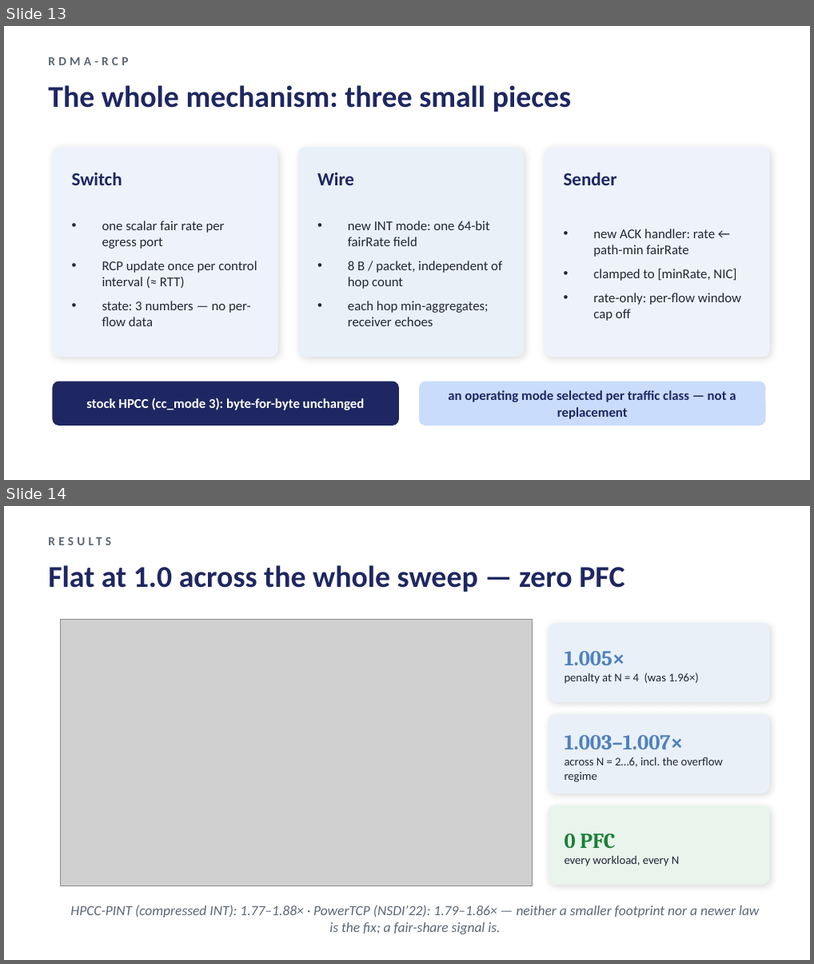
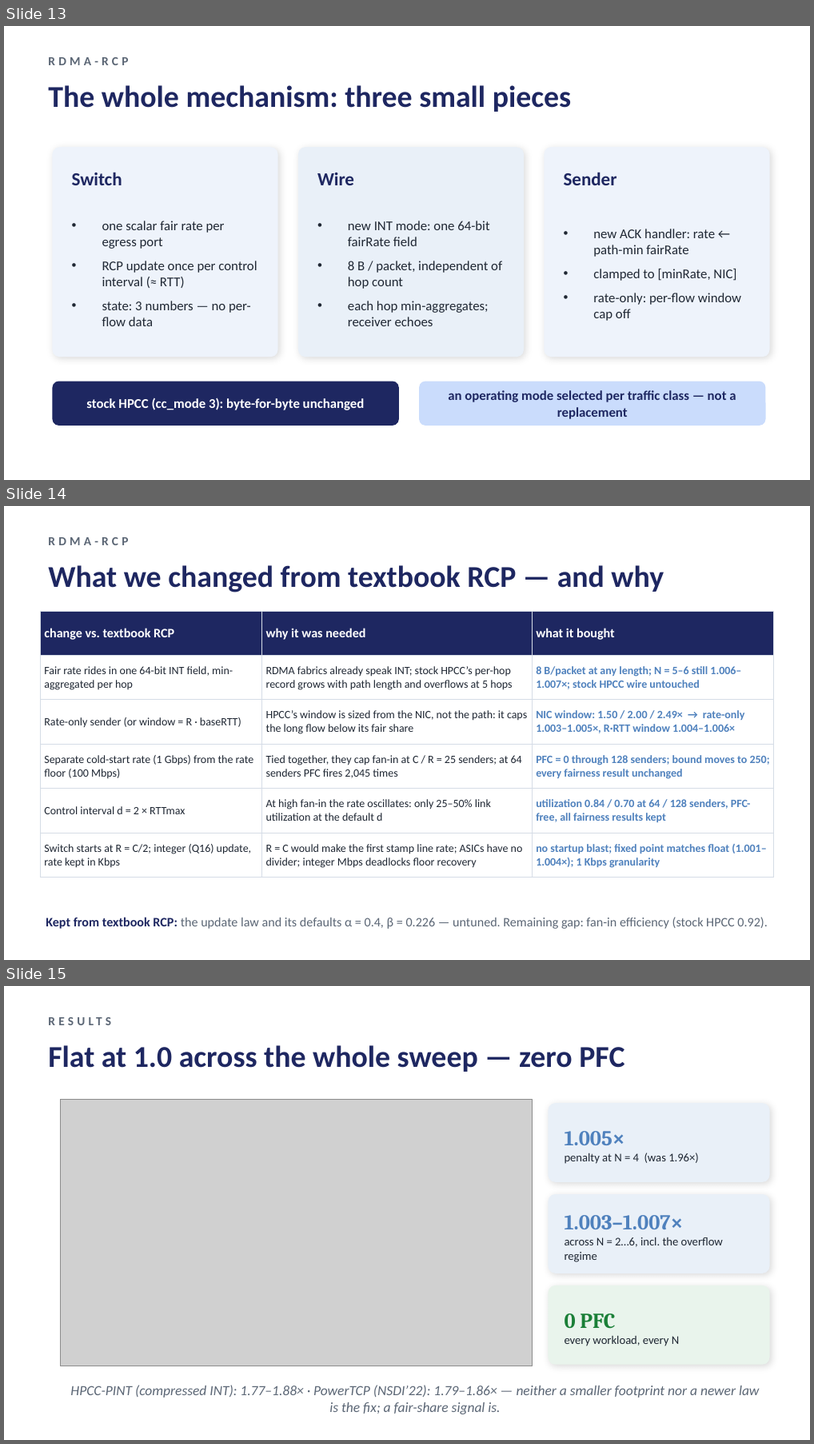
Before and after one commit to UNOCourseDemo/hpcc-fs, a slide deck: examples/hpcc/hpcc-fs/talk/ipccc2026-talk.pptx. Shown one above the other, each under a label of ours: slides 13 and 14 before the commit, slides 13, 14 and 15 after it. The pictures are 814x964 and 814x1444 pixels, drawn with LibreOffice and Linux fonts; fonts in the diff are those of the drawing; grey boxes stand for pictures. Boxes give left, top, right and bottom in pixels: in the first picture for what was removed or moved away, otherwise in the second. Text is boxed around its words. In the diff, an @@ line names an element or a change of style, - is before the commit and + after.

```diff
--- a/examples/hpcc/hpcc-fs/talk/ipccc2026-talk.pptx
+++ b/examples/hpcc/hpcc-fs/talk/ipccc2026-talk.pptx
@@ slide 14 added at <box>4,506,810,960</box>, background #FFFFFF @@
@@ text added at <box>48,537,128,545</box>, 11 pt, text #5B6675, bold @@
+RDMA-RCP
@@ text added at <box>48,565,664,592</box>, 27 pt, text #1E2761, bold @@
+What we changed from textbook RCP — and why
@@ table added at <box>40,611,774,871</box>, 6 rows, 3 columns @@
+change vs. textbook RCP | why it was needed | what it bought
+Fair rate rides in one 64-bit INT field, min-aggregated per hop | RDMA fabrics already speak INT; stock HPCC’s per-hop record grows with path length and overflows at 5 hops | 8 B/packet at any length; N = 5–6 still 1.006–1.007×; stock HPCC wire untouched
+Rate-only sender (or window = R · baseRTT) | HPCC’s window is sized from the NIC, not the path: it caps the long flow below its fair share | NIC window: 1.50 / 2.00 / 2.49× → rate-only 1.003–1.005×, R·RTT window 1.004–1.006×
+Separate cold-start rate (1 Gbps) from the rate floor (100 Mbps) | Tied together, they cap fan-in at C / R = 25 senders; at 64 senders PFC fires 2,045 times | PFC = 0 through 128 senders; bound moves to 250; every fairness result unchanged
+Control interval d = 2 × RTTmax | At high fan-in the rate oscillates: only 25–50% link utilization at the default d | utilization 0.84 / 0.70 at 64 / 128 senders, PFC-free, all fairness results kept
+Switch starts at R = C/2; integer (Q16) update, rate kept in Kbps | R = C would make the first stamp line rate; ASICs have no divider; integer Mbps deadlocks floor recovery | no startup blast; fixed point matches float (1.001–1.004×); 1 Kbps granularity
@@ text added at <box>46,916,768,928</box>, 11.5 pt, text #5B6675 @@
+Kept from textbook RCP: the update law and its defaults α = 0.4, β = 0.226 — untuned. Remaining gap: fan-in efficiency (stock HPCC 0.92).
@@ what was slide 14 is now slide 15 @@
```
Also in this commit, not shown: 1 slide changed, 5 other files.
